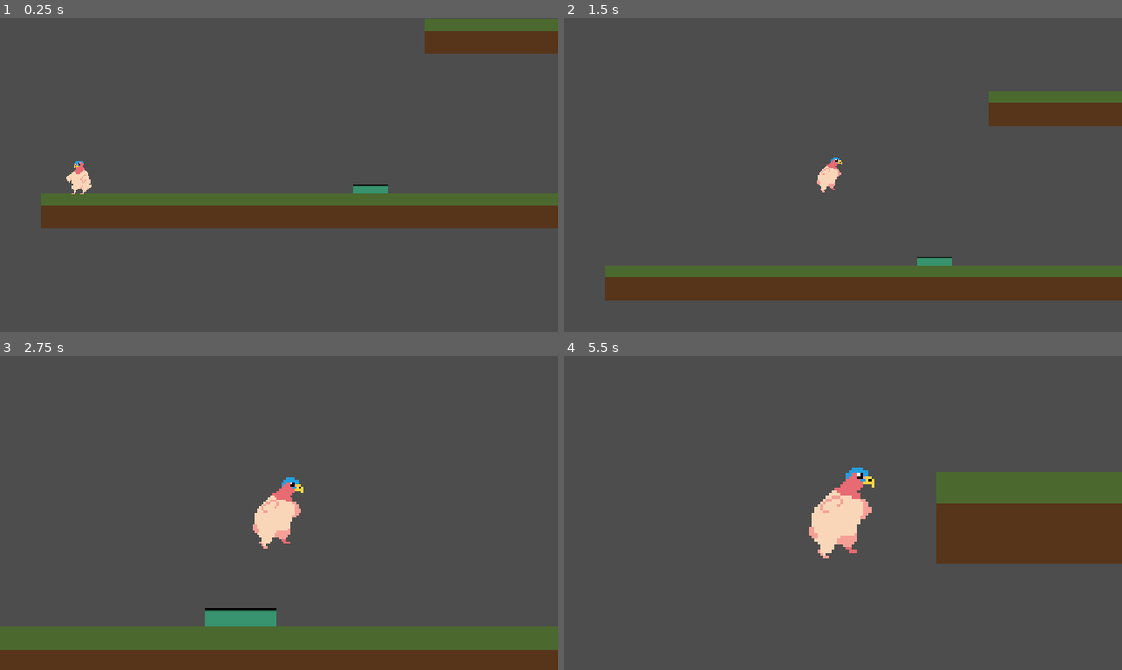
Above: before the commit, frames 1-4 (two rows, left to right).
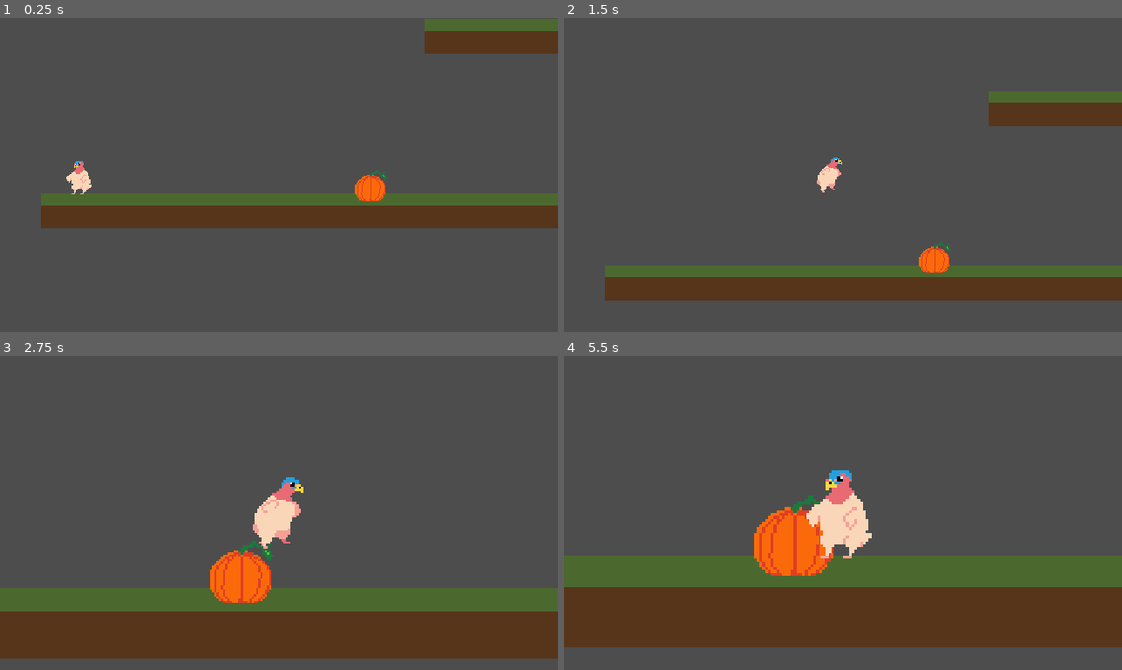
Above: after the commit, the same moments.

Repository: Kingslayer059/devlup-jam-2026
Game: Godot game, scene res://scenes/dummy/trampoline/trampoline_test.tscn
Two runs of this game, one before a commit and one after it. Both use one fixed random seed, a clock stepped at 60 frames per second and the inputs below. This scene is started directly instead of the project's main scene.
Inputs:
- Up to frame 1 (0.25 s): no input
- Up to frame 2 (1.5 s): tap Enter at 0.5 s; hold Right (move_right) from 0.53 s (still down); tap E (interact) at 0.6 s; tap Space (jump) at 0.77 s; tap A (move) at 1.35 s
- Up to frame 3 (2.75 s): tap Space (jump) at 1.52 s; release Right (move_right) at 2.03 s; hold S (climb_down) from 2.03 s (still down); hold T (time_swap) from 2.03 s (still down)
- Up to frame 4 (5.5 s): release S (climb_down) at 2.78 s; release T (time_swap) at 2.78 s; hold Right (move_right) 2.78-4.28 s; tap E (interact) at 2.85, 5.1 s; tap Space (jump) at 3.02, 3.77, 4.52 s; hold A (move) 3.53-4.28 s; tap T (time_swap) at 4.35 s; hold Right (move_right) from 5.03 s (still down)

The runs differ from the first frame. In frame 1, 0.4% of the frame differs, in the area x 63-70%, y 48-59%; in frame 2, 0.4%; in frame 3, 25%; in frame 4, 41%, in the area x 0-100%, y 35-93%.

Commit message:
Pumpkin fixed

Diff:
--- a/scenes/ground/trampoline/trampoline.gd
+++ b/scenes/ground/trampoline/trampoline.gd
@@ -7,12 +7,9 @@
 func _ready() -> void:
 	body_entered.connect(on_player_touch)
 
-
-# Called every frame. 'delta' is the elapsed time since the previous frame.
-func _process(delta: float) -> void:
-	pass
-
 func on_player_touch(body: Node2D) -> void:
+	if !Global.is_present:
+		return
 	if body is Player:
 		var player := body as Player
 		print("Player velocity: ", player.velocity.y)
--- a/scenes/ground/trampoline/trampoline.tscn
+++ b/scenes/ground/trampoline/trampoline.tscn
@@ -1,17 +1,60 @@
 [gd_scene format=3 uid="uid://bk3dxo8gfygls"]
 
-[ext_resource type="Texture2D" uid="uid://c3dhhx4qpo8is" path="res://scenes/ground/trampoline/trampoline.png" id="1_23y74"]
 [ext_resource type="Script" uid="uid://cmh0f1n40x6a5" path="res://scenes/ground/trampoline/trampoline.gd" id="1_ab0rj"]
+[ext_resource type="Texture2D" uid="uid://c16bl6jwqppvq" path="res://scenes/ground/trampoline/pumpkin.png" id="2_ab0rj"]
 
 [sub_resource type="RectangleShape2D" id="RectangleShape2D_4s05n"]
-size = Vector2(32, 28)
+size = Vector2(31, 17)
+
+[sub_resource type="Animation" id="Animation_ab0rj"]
+length = 0.001
+tracks/0/type = "value"
+tracks/0/imported = false
+tracks/0/enabled = true
+tracks/0/path = NodePath("Sprite2D:frame")
+tracks/0/interp = 1
+tracks/0/loop_wrap = true
+tracks/0/keys = {
+"times": PackedFloat32Array(0),
+"transitions": PackedFloat32Array(1),
+"update": 1,
+"values": [0]
+}
+
+[sub_resource type="Animation" id="Animation_extrf"]
+resource_name = "trampoline"
+length = 0.39999999999999997
+tracks/0/type = "value"
+tracks/0/imported = false
+tracks/0/enabled = true
+tracks/0/path = NodePath("Sprite2D:frame")
+tracks/0/interp = 1
+tracks/0/loop_wrap = true
+tracks/0/keys = {
+"times": PackedFloat32Array(0, 0.1, 0.2, 0.3),
+"transitions": PackedFloat32Array(1, 1, 1, 1),
+"update": 1,
+"values": [0, 1, 2, 3]
+}
+
+[sub_resource type="AnimationLibrary" id="AnimationLibrary_mxgc6"]
+_data = {
+&"RESET": SubResource("Animation_ab0rj"),
+&"trampoline": SubResource("Animation_extrf")
+}
 
 [node name="Trampoline" type="Area2D" unique_id=1544766578]
+texture_filter = 1
 script = ExtResource("1_ab0rj")
 
 [node name="Sprite2D" type="Sprite2D" parent="." unique_id=1606718968]
-texture = ExtResource("1_23y74")
+position = Vector2(0, -5)
+texture = ExtResource("2_ab0rj")
+hframes = 4
 
 [node name="CollisionShape2D" type="CollisionShape2D" parent="." unique_id=21504494]
-position = Vector2(0, -10)
+position = Vector2(-0.5, -9)
 shape = SubResource("RectangleShape2D_4s05n")
+
+[node name="AnimationPlayer" type="AnimationPlayer" parent="." unique_id=1072851860]
+libraries/ = SubResource("AnimationLibrary_mxgc6")
Binary file added: scenes/ground/trampoline/pumpkin.png
Not shown, added: scenes/ground/trampoline/pumpkin.png.import
